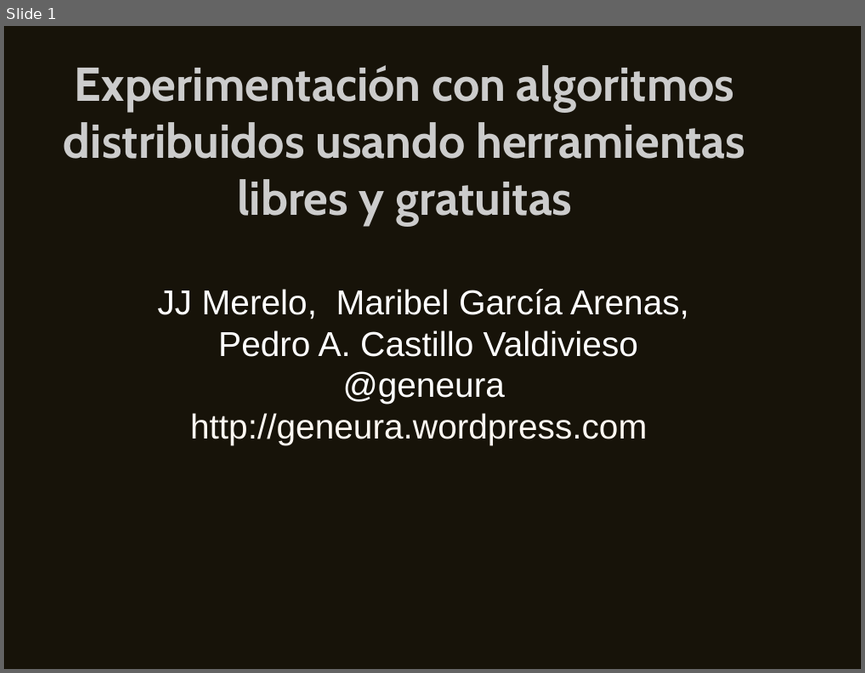
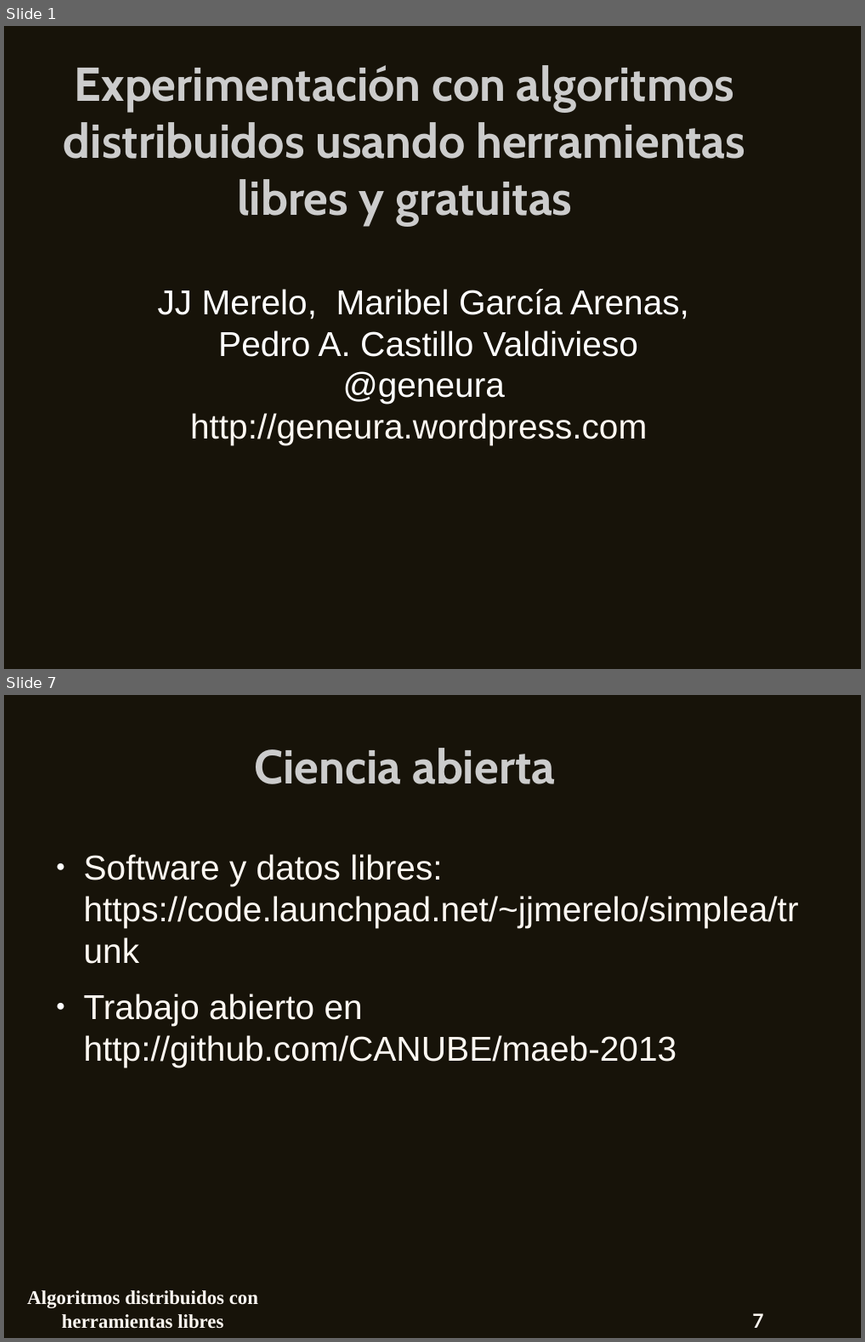
Before and after one commit to CANUBE/maeb-2013, a slide deck: presentacion.odp. Shown one above the other, each under a label of ours: slide 1 before the commit, slides 1 and 7 after it; the slides between them are not shown. The pictures are 865x673 and 865x1342 pixels, drawn with LibreOffice and Linux fonts; fonts in the diff are those of the drawing. Boxes give left, top, right and bottom in pixels: in the first picture for what was removed or moved away, otherwise in the second. Text is boxed around its words. In the diff, an @@ line names an element or a change of style, - is before the commit and + after.

```diff
--- a/presentacion.odp
+++ b/presentacion.odp
@@ slide 7 added at (x1=4, y1=695, x2=861, y2=1338), background #171309 @@
@@ title added at (x1=254, y1=748, x2=555, y2=784), 44 pt, text #CCCCCC, bold @@
+Ciencia abierta
@@ text added at (x1=84, y1=854, x2=799, y2=1067), 32 pt, text #FDF8F2 @@
+● Software y datos libres: https://code.launchpad.net/~jjmerelo/simplea/trunk
+● Trabajo abierto en http://github.com/CANUBE/maeb-2013
@@ text added at (x1=27, y1=1290, x2=258, y2=1328), 18 pt, text #FDF8F2, bold @@
+Algoritmos distribuidos con herramientas libres
@@ page number added at (x1=752, y1=1313, x2=763, y2=1327), 18 pt, text #FDF8F2, bold @@
+7
```
Also in this commit, not shown: 12 other slides added, 4 slides removed.
